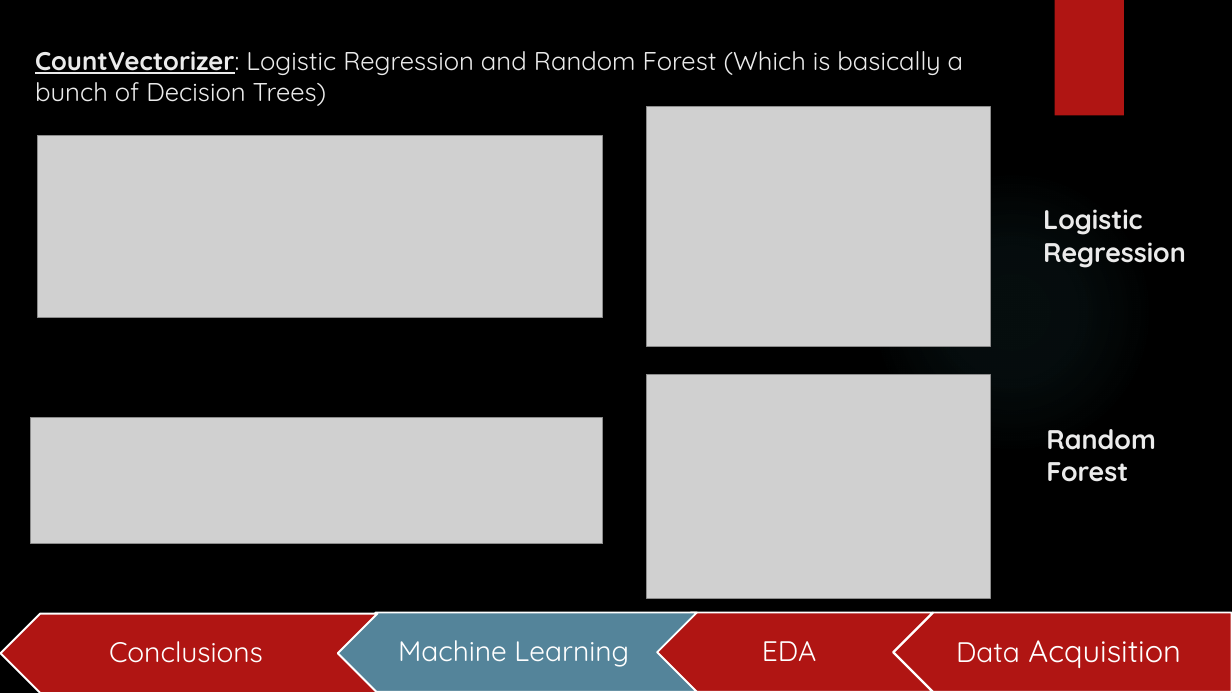
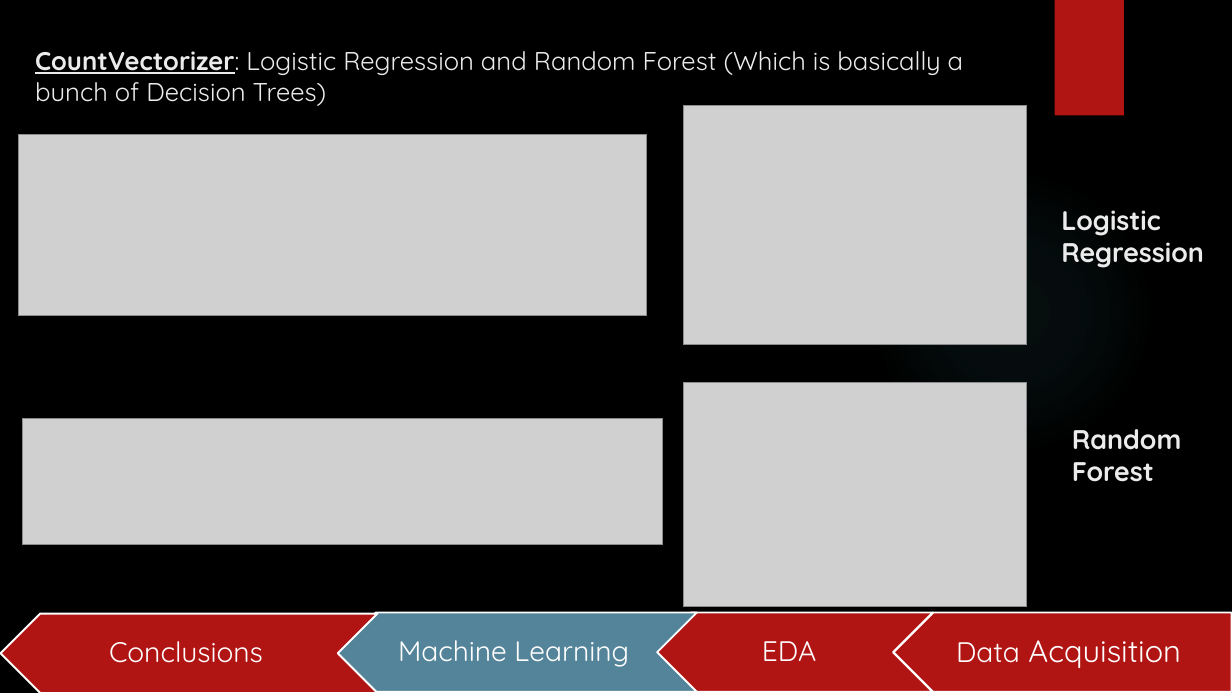
Before and after one commit to yaniv208/DataScienceProject, a slide deck: slide 11 of Books popularity prediction.pptx (slide 10 before the commit). Drawn at 1232x693 pixels with LibreOffice and Linux fonts; fonts in the diff are those of the drawing; grey boxes stand for pictures; background and template pictures are left out. Boxes give left, top, right and bottom in pixels: in the first picture for what was removed or moved away, otherwise in the second. Text is boxed around its words. In the diff, an @@ line names an element or a change of style, - is before the commit and + after.

```diff
--- a/Books popularity prediction.pptx
+++ b/Books popularity prediction.pptx
@@ picture: place and size @@
-picture at box(647, 106, 991, 347)
+picture at box(684, 105, 1028, 346)
@@ picture: place and size @@
-picture at box(37, 136, 603, 317)
+picture at box(18, 134, 647, 315)
@@ text "Logistic Regression": place and size @@
-text "Logistic Regression" at box(1043, 209, 1186, 268)
+text "Logistic Regression" at box(1061, 210, 1204, 268)
@@ picture: place and size @@
-picture at box(647, 374, 991, 599)
+picture at box(684, 383, 1028, 607)
@@ picture: place and size @@
-picture at box(30, 418, 603, 544)
+picture at box(23, 419, 664, 545)
@@ text "Random": place and size @@
-text "Random" at box(1046, 429, 1156, 482)
+text "Random" at box(1072, 429, 1182, 482)
```
Also in this commit, not shown: 9 other slides changed, 2 slides added.
